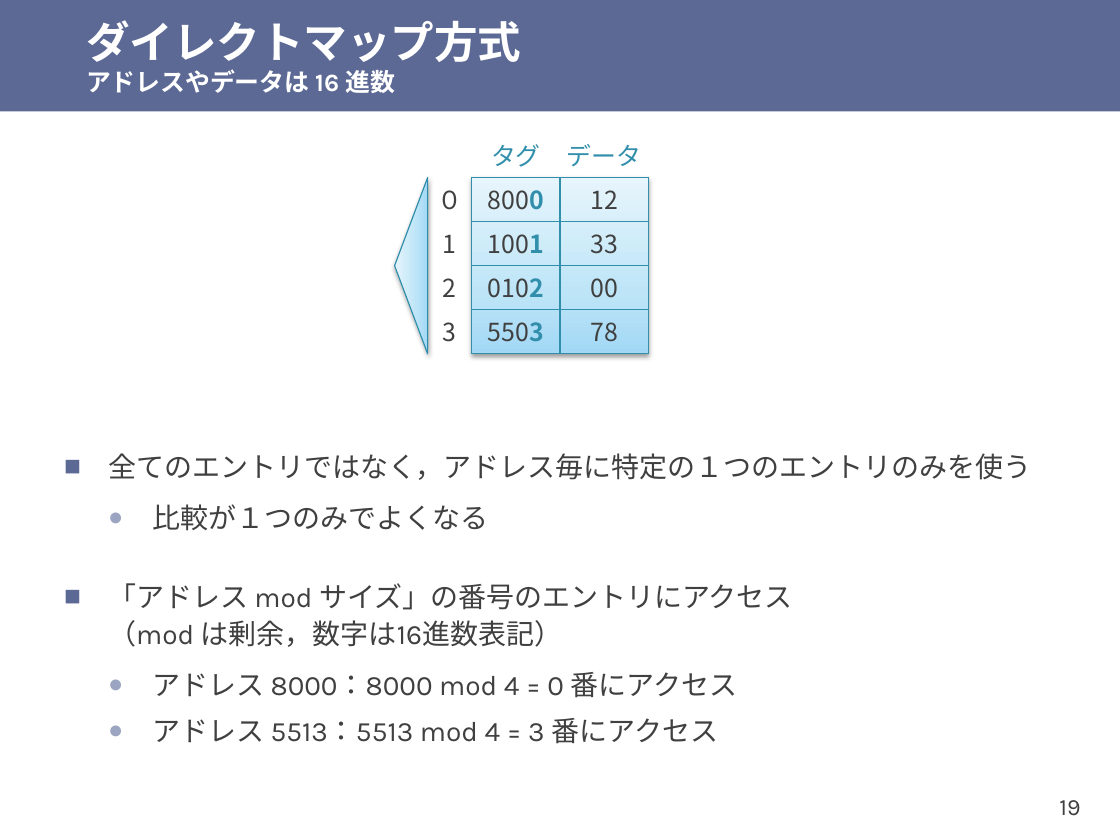
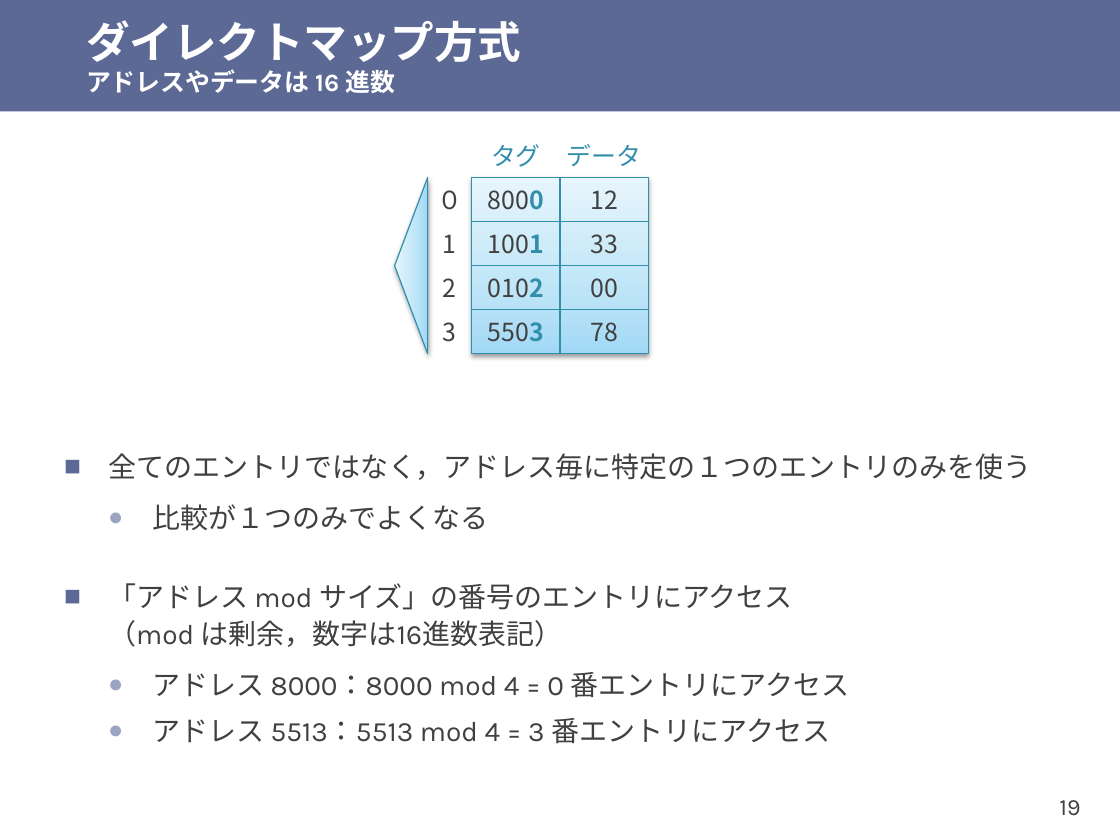
Before and after one commit to shioyadan/otya-computer-architecture-i, a slide deck: slide 19 of cai-shioya-10.pptx. Drawn at 1120x840 pixels with LibreOffice and Linux fonts; fonts in the diff are those of the drawing. Boxes give left, top, right and bottom in pixels: in the first picture for what was removed or moved away, otherwise in the second. Text is boxed around its words. In the diff, an @@ line names an element or a change of style, - is before the commit and + after.

```diff
--- a/cai-shioya-10.pptx
+++ b/cai-shioya-10.pptx
@@ text at box(152, 672, 850, 744): text changed @@
-  ● アドレス 8000：8000 mod 4 = 0 番にアクセス
-  ● アドレス 5513：5513 mod 4 = 3 番にアクセス
+  ● アドレス 8000：8000 mod 4 = 0 番エントリにアクセス
+  ● アドレス 5513：5513 mod 4 = 3 番エントリにアクセス
```
Also in this commit, not shown: 25 other slides changed, 2 slides added, 25 slides removed, 1 other file.
